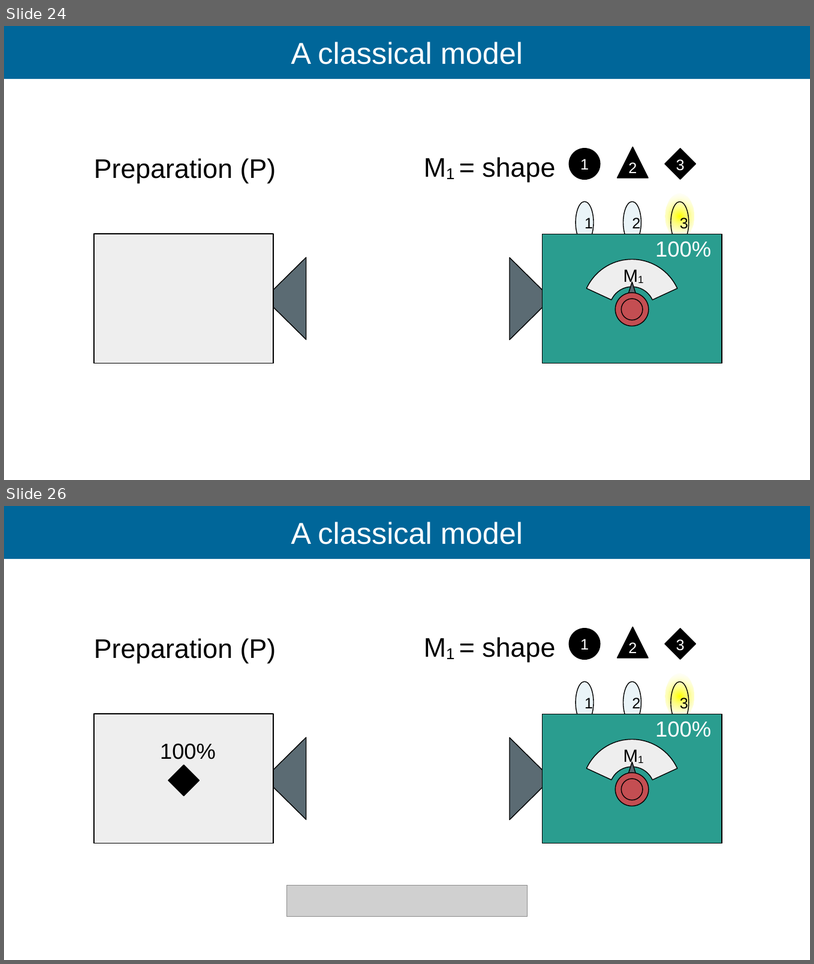
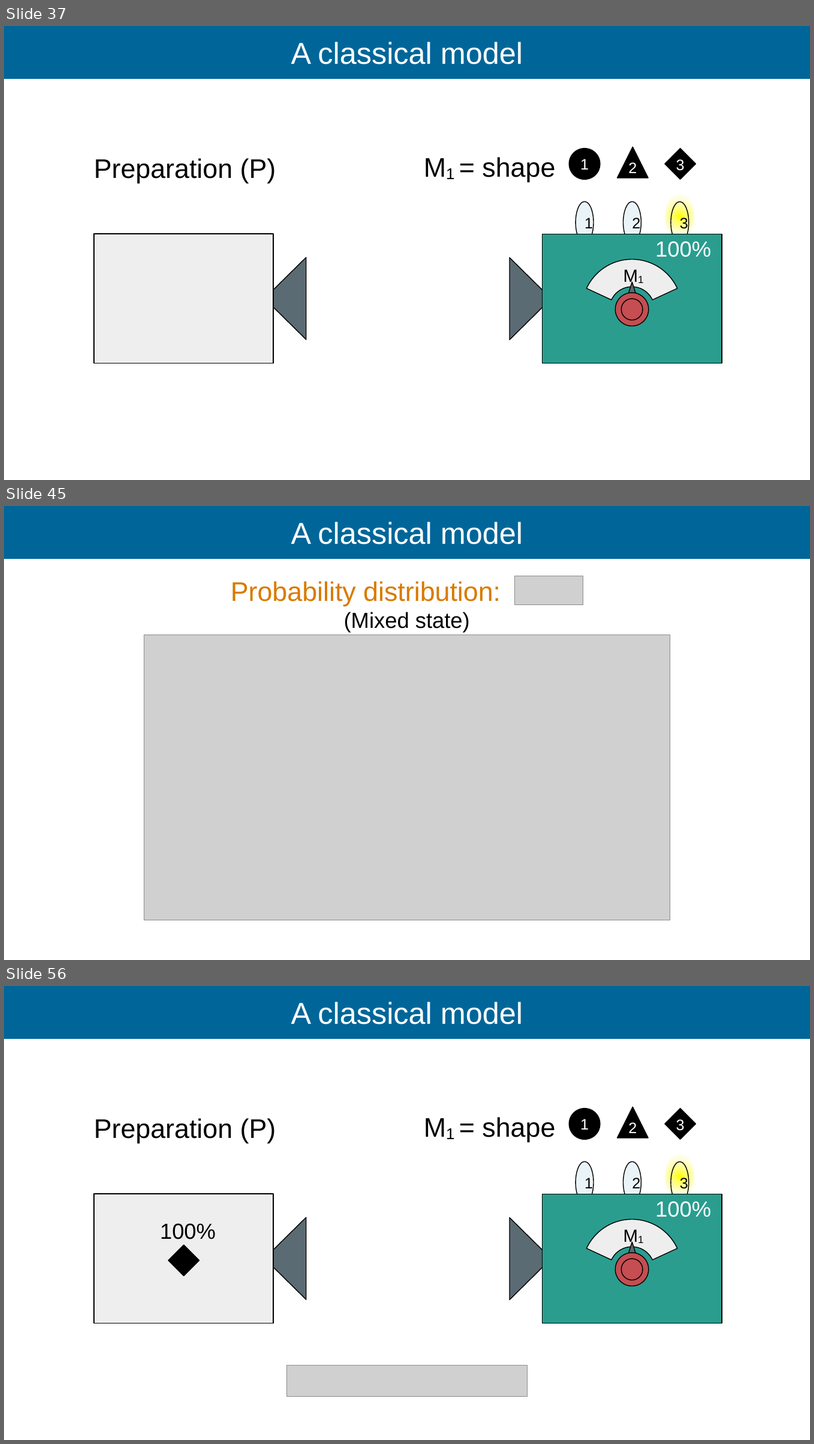
Before and after one commit to Ismaele-vincent/PhD, a slide deck: 2026/Talks/ILL Seminar/ILL seminar 2026.odp. Shown one above the other, each under a label of ours: slides 24 and 26 before the commit, slides 37, 45 and 56 after it; the slides between them are not shown. The pictures are 814x964 and 814x1444 pixels, drawn with LibreOffice and Linux fonts; fonts in the diff are those of the drawing; grey boxes stand for pictures; background and template pictures are left out. Boxes give left, top, right and bottom in pixels: in the first picture for what was removed or moved away, otherwise in the second. Text is boxed around its words. In the diff, an @@ line names an element or a change of style, - is before the commit and + after.

```diff
--- a/2026/Talks/ILL Seminar/ILL seminar 2026.odp
+++ b/2026/Talks/ILL Seminar/ILL seminar 2026.odp
@@ slide 45 added at bbox=[4, 506, 810, 960], background #FFFFFF; not listed: 1 template element that a slide beside it also shows @@
@@ title added at bbox=[291, 522, 523, 544], 36 pt, text #FFFFFF @@
+A classical model
@@ picture added at bbox=[515, 576, 583, 604] @@
@@ text added at bbox=[231, 581, 501, 606], 32 pt, text #D97A00 @@
+Probability distribution:
@@ text added at bbox=[344, 612, 470, 632], 26 pt, text #000000 @@
+(Mixed state)
@@ picture added at bbox=[144, 635, 670, 919] @@
@@ what was slide 24 is now slide 37 @@
@@ what was slide 26 is now slide 56 @@
```
Also in this commit, not shown: 10 slides changed, 28 other slides added, 15 other files.
